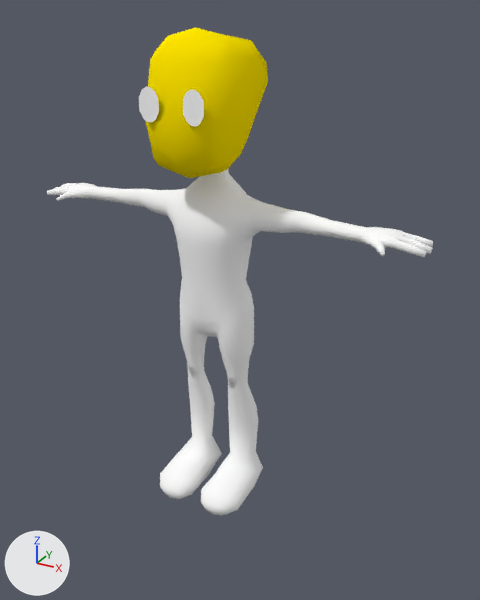
Two versions of the Blender file Assets/FBX/player.blend, one commit apart.
One viewpoint serves both versions: a camera (50 mm lens) standing at (4.16, -7.03, 6.36) and looking at (0.63, -0.6, 3.14). The axes (+X, +Y, +Z) are drawn at lower left. The lights are the same throughout.

Objects in the first picture: 'playerBody1'.
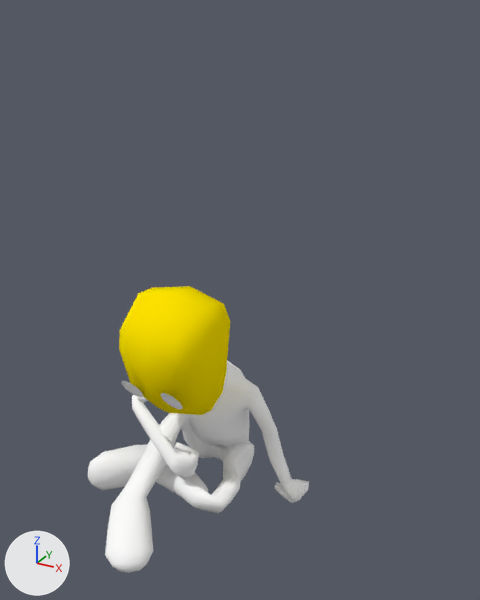
The newer file adds an action. The first version stands in its rest pose; the second is drawn at frame 0 of the action 'Idle_Sitting'.

Boxes [x1, y1, x2, y2] around the edits, measured in the pictures (480 x 600 px):
'playerBody1', posed (43% narrower, 41% shorter): before [47, 27, 433, 515]; after [88, 286, 309, 573]

The change in detail:
Bone 'neck' (bone_neck) turns from (0, 0, 0) to (15, 0, 0) degrees about its own x, y and z.
Bone 'thumb.L' (bone_thumb_l) turns from (0, 0, 0) to (22, 4, 3) degrees about its own x, y and z.
Bone 'thumb.02.L' (bone_thumb_02_l) turns from (0, 0, 0) to (111, -18, 4) degrees about its own x, y and z.
Bone 'f_middle.L' (bone_f_middle_l) turns from (0, 0, 0) to (107, -10, 5) degrees about its own x, y and z.
Bone 'f_middle.02.L' (bone_f_middle_02_l) turns from (0, 0, 0) to (76, -5, -1) degrees about its own x, y and z.
Bone 'f_ring.L' (bone_f_ring_l) turns from (0, 0, 0) to (105, 2, -1) degrees about its own x, y and z.
Bone 'f_ring.02.L' (bone_f_ring_02_l) turns from (0, 0, 0) to (77, -2, 0) degrees about its own x, y and z.
Bone 'f_pinky.L' (bone_f_pinky_l) turns from (0, 0, 0) to (104, 8, -1) degrees about its own x, y and z.
Bone 'f_pinky.02.L' (bone_f_pinky_02_l) turns from (0, 0, 0) to (79, -3, 0) degrees about its own x, y and z.
Bone 'thumb.R' (bone_thumb_r) turns from (0, 0, 0) to (47, 37, 8) degrees about its own x, y and z.
Bone 'thumb.02.R' (bone_thumb_02_r) turns from (0, 0, 0) to (84, 0, 3) degrees about its own x, y and z.
Bone 'thumb.03.R' (bone_thumb_03_r) turns from (0, 0, 0) to (26, -16, 78) degrees about its own x, y and z.
Bone 'f_middle.R' (bone_f_middle_r) turns from (0, 0, 0) to (61, 3, 2) degrees about its own x, y and z.
Bone 'f_middle.02.R' (bone_f_middle_02_r) turns from (0, 0, 0) to (103, 5, 1) degrees about its own x, y and z.
Bone 'f_ring.R' (bone_f_ring_r) turns from (0, 0, 0) to (62, 4, 3) degrees about its own x, y and z.
Bone 'f_ring.02.R' (bone_f_ring_02_r) turns from (0, 0, 0) to (103, 2, 0) degrees about its own x, y and z.
Bone 'f_pinky.R' (bone_f_pinky_r) turns from (0, 0, 0) to (63, 2, 3) degrees about its own x, y and z.
Bone 'f_pinky.02.R' (bone_f_pinky_02_r) turns from (0, 0, 0) to (103, 4, -1) degrees about its own x, y and z.
Bone 'hand.ik.R' (bone_hand_ik_r) moves from (0.0, 0.0, 0.0) to (0.718, -0.449, -1.235).
Bone 'hand.ik.R' (bone_hand_ik_r) turns from (0, 0, 0) to (122, 79, -67) degrees about its own x, y and z.
Bone 'hand.ik.R' (bone_hand_ik_r) is rescaled from (1.0, 1.0, 1.0) to (1.03, 0.98, 1.0).
Bone 'hand.ik.L' (bone_hand_ik_l) moves from (0.0, 0.0, 0.0) to (-0.33, 0.016, -1.546).
Bone 'head' (bone_head) turns from (0, 0, 0) to (21, 0, 0) degrees about its own x, y and z.
Bone 'foot.ik.R' (bone_foot_ik_r) moves from (0.0, 0.0, 0.0) to (-0.073, -0.614, 0.0).
Bone 'foot.ik.R' (bone_foot_ik_r) turns from (0, 0, 0) to (0, 0, 34) degrees about its own x, y and z.
Bone 'knee_target.ik.R' (bone_knee_target_ik_r) moves from (0.0, 0.0, 0.0) to (-0.122, 0.757, 0.328).
Bone 'foot.ik.L' (bone_foot_ik_l) moves from (0.0, 0.0, 0.0) to (-0.403, -0.306, 0.0).
Bone 'foot.ik.L' (bone_foot_ik_l) turns from (0, 0, 0) to (-40, -101, 14) degrees about its own x, y and z.
Bone 'knee_target.ik.L' (bone_knee_target_ik_l) moves from (0.0, 0.0, 0.0) to (-0.18, 0.203, 0.535).
Bone 'torso' (bone_torso) moves from (0.0, 0.0, 0.0) to (0.0, 0.0, -0.99).
Bone 'chest' (bone_chest) turns from (0, 0, 0) to (11, 0, 0) degrees about its own x, y and z.
Bone 'spine' (bone_spine) turns from (0, 0, 0) to (-6, 0, 0) degrees about its own x, y and z.
Bone 'elbow_target.ik.R' (bone_elbow_target_ik_r) moves from (0.0, 0.0, 0.0) to (-1.048, -0.338, 0.195).
